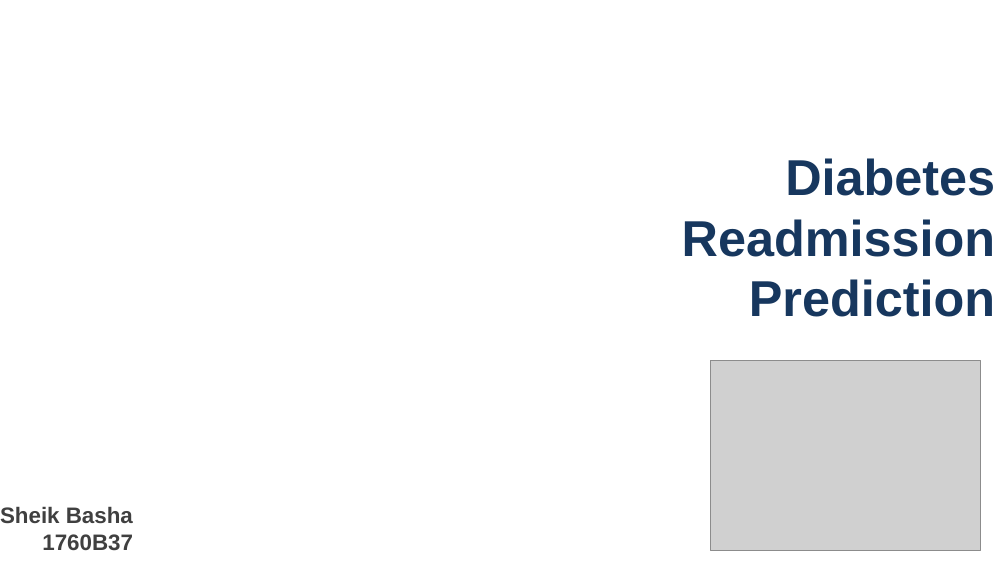
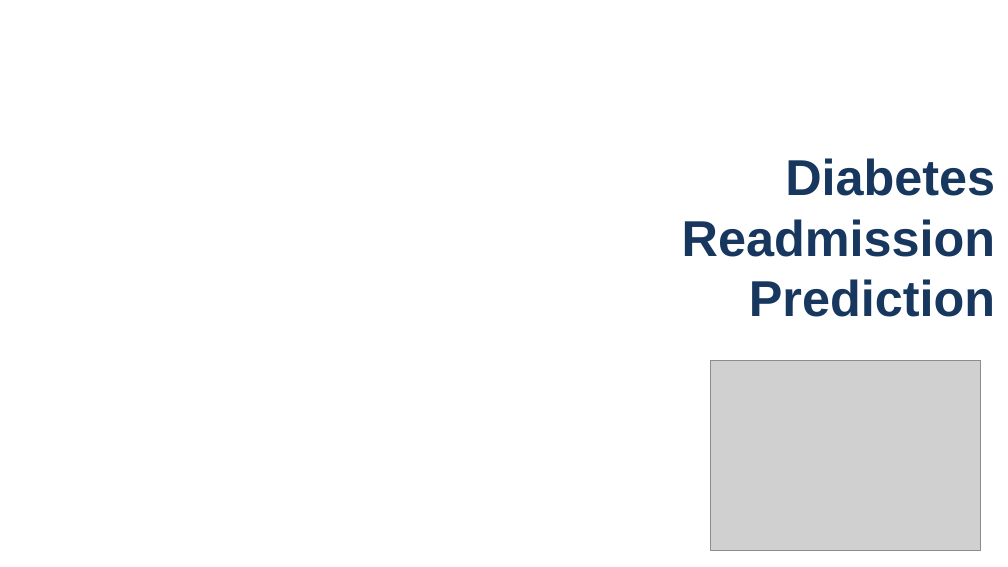
Before and after one commit to salmasheik/Diabetes-Readmission-Prediction-R-Python, a slide deck: slide 1 of Data_Model_diabetes_readmission/Data_Model_diabetes_readmission/Report/Diabetes_Readmission_Presentation.pptx. Drawn at 1008x567 pixels with LibreOffice and Linux fonts; fonts in the diff are those of the drawing; grey boxes stand for pictures; background and template pictures are left out. Boxes give left, top, right and bottom in pixels: in the first picture for what was removed or moved away, otherwise in the second. Text is boxed around its words. In the diff, an @@ line names an element or a change of style, - is before the commit and + after.

Commit message:
changes

```diff
--- a/Data_Model_diabetes_readmission/Data_Model_diabetes_readmission/Report/Diabetes_Readmission_Presentation.pptx
+++ b/Data_Model_diabetes_readmission/Data_Model_diabetes_readmission/Report/Diabetes_Readmission_Presentation.pptx
@@ text removed at bbox=[0, 506, 133, 551] @@
-Sheik Basha
-1760B37
```
Also in this commit, not shown: 1 other slide changed.
